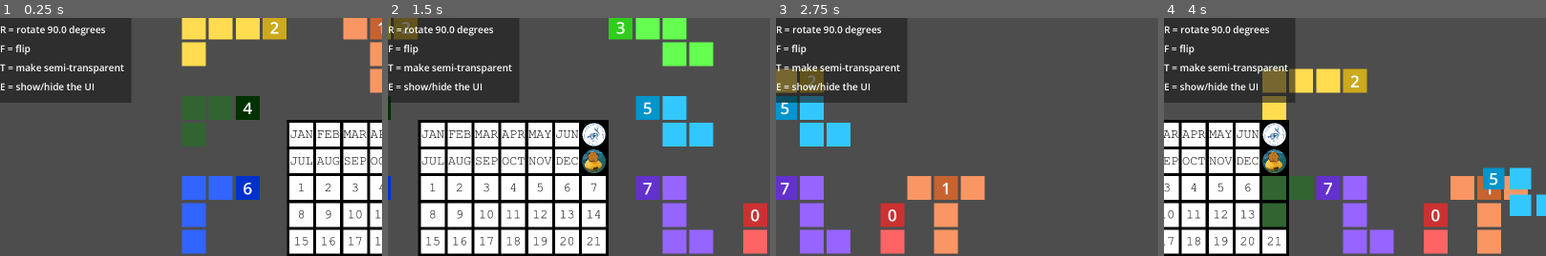
Above: before the commit, frames 1-4 (left to right).
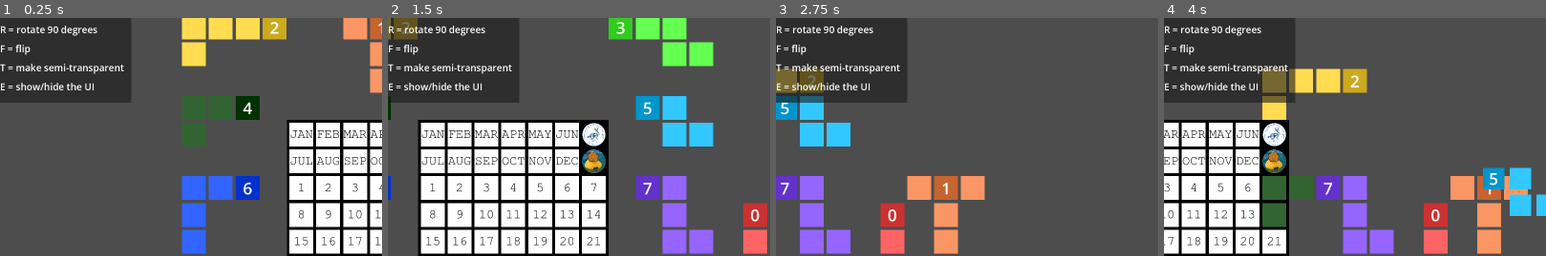
Above: after the commit, the same moments.

Repository: Jasper-Cn/Infinity
Game: Godot game, scene res://scenes/game.tscn
Two runs of this game, one before a commit and one after it. Both use one fixed random seed, a clock stepped at 60 frames per second and the inputs below. Sound files missing from this copy of the repository are replaced by a short silence.
Inputs (mouse positions are % of the whole screen's width and height, from its top left):
- Up to frame 1 (0.25 s): no input
- Up to frame 2 (1.5 s): tap Enter at 0.5 s; move the mouse to (72, 45) at 0.52 s; hold D (Right) 0.53-1.25 s; tap 0 (0) at 0.6 s; click (72, 45) at 0.67 s; tap 1 (1) at 0.8 s; drag from (30, 55) to (45, 70) at 1.27 s
- Up to frame 3 (2.75 s): move the mouse to (60, 28) at 2.02 s; hold D (Right) from 2.03 s (still down); tap 2 (2) at 2.1 s; click (60, 28) at 2.17 s; tap 3 (3) at 2.3 s
- Up to frame 4 (4 s): release D (Right) at 2.75 s; drag from (45, 70) to (20, 35) at 2.77 s; move the mouse to (80, 65) at 3.52 s; hold A (Left) from 3.53 s (still down); tap 4 (4) at 3.6 s; click (80, 65) at 3.67 s; tap 5 (5) at 3.8 s
The pictures show only the part of the screen within x 0-50%, y 3-53%; the shares and areas given below are measured in that part.

The runs differ from the first frame. In frame 1, 0.2% of the frame differs, in the area x 15-28%, y 3-8%; in frame 2, 0.2%; in frame 3, 0.2%; in frame 4, 0.2%.

Commit message:
i forgor to do this, oopsies

Diff:
--- a/autoloads/event_bus.gd
+++ b/autoloads/event_bus.gd
@@ -6,4 +6,4 @@
 signal update_subject_color()
 signal drag(selected_num: int)
 signal get_subject_info(subject_num: int)
-signal set_subject_info(subject_num: int, subject_info: Array)
+signal set_subject_info(subject_num: int,)
--- a/scenes/settings.tscn
+++ b/scenes/settings.tscn
@@ -8,15 +8,13 @@
 [sub_resource type="StyleBoxFlat" id="StyleBoxFlat_f4mfi"]
 bg_color = Color(0.6, 0.6, 0.6, 0.8627451)
 
-[node name="Settings" type="CanvasLayer" unique_id=271222457 node_paths=PackedStringArray("animations_button", "sfx_slider", "copy_button", "paste_button", "timer", "copy", "paste")]
+[node name="Settings" type="CanvasLayer" unique_id=271222457 node_paths=PackedStringArray("animations_button", "sfx_slider", "copy_button", "paste_button", "timer")]
 script = ExtResource("1_5p8wc")
 animations_button = NodePath("Panel/MarginContainer/VB/HB rotation animations/rotation animations Button")
 sfx_slider = NodePath("Panel/MarginContainer/VB/HBsfx/sfx Slider")
 copy_button = NodePath("Panel/MarginContainer/VB/copy Button")
 paste_button = NodePath("Panel/MarginContainer/VB/paste Button")
 timer = NodePath("Timer")
-copy = NodePath("Panel/MarginContainer/VB/Copy")
-paste = NodePath("Panel/MarginContainer/VB/Paste")
 popup_name = "Settings"
 
 [node name="Panel" type="Panel" parent="." unique_id=401543779]
@@ -195,20 +193,6 @@
 layout_mode = 2
 text = "full"
 
-[node name="Copy" type="TextEdit" parent="Panel/MarginContainer/VB" unique_id=1394708770]
-visible = false
-modulate = Color(1, 0, 1, 1)
-custom_minimum_size = Vector2(0, 40)
-layout_mode = 2
-placeholder_text = "Copy Arrangement From Here"
-
-[node name="Paste" type="TextEdit" parent="Panel/MarginContainer/VB" unique_id=498412981]
-visible = false
-modulate = Color(0, 1, 0, 1)
-custom_minimum_size = Vector2(0, 40)
-layout_mode = 2
-placeholder_text = "Paste Arrangement To Here"
-
 [node name="copy Button" type="Button" parent="Panel/MarginContainer/VB" unique_id=630262424]
 modulate = Color(1, 0, 1, 1)
 custom_minimum_size = Vector2(200, 0)
@@ -257,7 +241,6 @@
 [connection signal="pressed" from="Panel/MarginContainer/VB/HB flip animations/flip animations Button" to="." method="_on_animations_button_pressed" flags=18 binds= [1]]
 [connection signal="pressed" from="Panel/MarginContainer/VB/HB click animations/click animations Button" to="." method="_on_animations_button_pressed" flags=18 binds= [2]]
 [connection signal="pressed" from="Panel/MarginContainer/VB/HB move animations/move animations Button" to="." method="_on_animations_button_pressed" flags=18 binds= [3]]
-[connection signal="text_changed" from="Panel/MarginContainer/VB/Paste" to="." method="_on_paste_button_pressed"]
 [connection signal="pressed" from="Panel/MarginContainer/VB/copy Button" to="." method="_on_copy_button_pressed"]
 [connection signal="pressed" from="Panel/MarginContainer/VB/paste Button" to="." method="_on_paste_button_pressed"]
 [connection signal="pressed" from="Panel/MarginContainer/VB/Rebind Button" to="." method="_on_button_pressed" binds= ["Rebind"]]
--- a/scripts/subject.gd
+++ b/scripts/subject.gd
@@ -31,7 +31,7 @@
 var ideal_scale_x: int = 1
 var wait_time: float = 0.3
 var timer: float = 0
-
+var moused: String = ""
 
 func _ready() -> void:
 	label.text = str(self_number)
@@ -61,9 +61,10 @@
 				else:
 					ideal_global_position = ideal_global_position.move_toward(get_global_mouse_position(), 80)
 					_tween_position_property()
-				var moused: String = ""
 				if Global.control_type == 2:
 					moused = "-Mouse"
+				else:
+					moused = ""
 				if Input.is_action_just_pressed("Rotate" + moused):
 					_rotate()
 				if Input.is_action_just_pressed("Flip" + moused):
@@ -131,8 +132,7 @@
 
 
 func _calculate_ideal_global_position() -> Vector2:
-	return Vector2(floor((ideal_global_position.x + (Global.TILE_SIZE.x/2))/Global.TILE_SIZE.x)*Global.TILE_SIZE.x,
-				   floor((ideal_global_position.y + (Global.TILE_SIZE.y/2))/Global.TILE_SIZE.y)*Global.TILE_SIZE.y)
+	return Vector2(floor((ideal_global_position + (Global.TILE_SIZE/2))/Global.TILE_SIZE)*Global.TILE_SIZE)
 
 
 func _set_color(rect_0_minus_color: float = 0.2, rect_other: float = 0) -> void:
@@ -225,13 +225,13 @@
 
 func _subject_info_dump(subject_num: int) -> void:
 	if subject_num == self_number:
-		Global.subject_info = [int(position.x), int(position.y), ideal_rotation_degrees, ideal_scale_x]
-
-
-func _subject_info_grab(subject_num: int, pasted_subject_info: Array) -> void:
+		Global.subject_info = [position, ideal_rotation_degrees, ideal_scale_x]
+
+
+func _subject_info_grab(subject_num: int) -> void:
 	if subject_num == self_number:
-		position = Vector2(pasted_subject_info[0], pasted_subject_info[1])
-		ideal_rotation_degrees = pasted_subject_info[2]
-		ideal_scale_x = pasted_subject_info[3]
+		position = Global.subject_info[0]
+		ideal_rotation_degrees = Global.subject_info[1]
+		ideal_scale_x = Global.subject_info[2]
 		rotation_2d.rotation_degrees = ideal_rotation_degrees
 		flip_2d.scale.x = ideal_scale_x
--- a/scripts/ui/settings.gd
+++ b/scripts/ui/settings.gd
@@ -5,8 +5,7 @@
 @export var copy_button: Button
 @export var paste_button: Button
 @export var timer: Timer
-@export var copy: TextEdit
-@export var paste: TextEdit
+
 
 func _ready() -> void:
 	super()
@@ -33,22 +32,15 @@
 		EventBus.update_UI.emit("visibility")
 
 
-func on_settings_button_pressed() -> void:
-	super()
-	#if OS.has_feature("web"):
-		#_on_copy_button_pressed(true)
+func _on_animations_button_pressed(source: Button, i: int) -> void:
+	Global.animations_type[i] = text_change_3(Global.animations_type[i], source, ["full", "minimal", "off"])
 
 
-func _on_animations_button_pressed(source: Button, i: int) -> void:
-	Global.animations_type[i] += 1
-	Global.animations_type[i] %= 3
-	match Global.animations_type[i]:
-		0:
-			source.text = "full"
-		1:
-			source.text = "minimal"
-		2:
-			source.text = "off"
+func text_change_3(type: Variant, source: Node, texts: Array) -> Variant:
+	type += 1
+	type %= 3
+	source.text = texts[type]
+	return type
 
 
 func _on_control_type_button_pressed(source: BaseButton) -> void:
@@ -64,106 +56,115 @@
 
 
 func _on_copy_button_pressed() -> void:
-	#var full_subject_info: Array
 	var condensed_subject_info: String = "#"
-	var condensed_position: int
-	var condensed_rotational_and_flip: int
+	#var condensed_rotational_and_flip: int
 	for i in Global.NUM_OF_SUBJECTS:
 		EventBus.get_subject_info.emit(i)
-		Global.subject_info[0] /= Global.TILE_SIZE.x
-		Global.subject_info[0] += int(floor(float(Global.BOARD_SIZE.x)/2))
-		Global.subject_info[1] /= Global.TILE_SIZE.y
-		Global.subject_info[1] += int(floor(float(Global.BOARD_SIZE.y)/2))
-		if Global.subject_info[0] >= Global.BOARD_SIZE.x or Global.subject_info[0] < 0\
-		or Global.subject_info[1] >= Global.BOARD_SIZE.y or Global.subject_info[1] < 0:
-			condensed_position = -1
-		else:
-			condensed_position = Global.subject_info[0] + Global.subject_info[1] * Global.BOARD_SIZE.x
+
+		_item_0(true)
+
+		condensed_subject_info += position_to_string(Global.subject_info[0])
+
+		_item_1(true)
+		_item_2()
+
+		condensed_subject_info += str(int(Global.subject_info[1] + (Global.subject_info[2] * 360/Global.ROTATION_DEGREES_AMOUNT)))
+
+	copy_to_clipboard(condensed_subject_info)
+	timer.start()
+
+
+func _on_paste_button_pressed() -> void:
+	var pasted_subject_info: String = paste_from_clipboard().substr(1)
+	if is_not_numeric(pasted_subject_info):
+		return
+
+	for i in Global.NUM_OF_SUBJECTS:
+		var subject_info_i: String = pasted_subject_info.substr(0 + (i * 3), 3)
+		var position_i: int = int(subject_info_i.substr(0, 2))
+		var rotation_and_flip_i: int = int(subject_info_i.substr(2, 1))
+
+		if not position_i >= Global.BOARD_SIZE.x * Global.BOARD_SIZE.y\
+		and not rotation_and_flip_i >= 4 * 2 and not position_i < 0:
+
+			Global.subject_info = [
+				Vector2(position_i % Global.BOARD_SIZE.x, int(floor(float(position_i) / Global.BOARD_SIZE.x))),
+				rotation_and_flip_i % int(360/Global.ROTATION_DEGREES_AMOUNT),
+				int(floor(float(rotation_and_flip_i) / int(360/Global.ROTATION_DEGREES_AMOUNT))),
+			]
+
+			_item_0(false)
+
+			_item_1(false)
+
+			_item_2()
+
+			EventBus.set_subject_info.emit(i)
+
+	paste_button.text = "pasted!"
+	timer.start()
+
+
+func _item_0(copy: bool) -> void:
+	var half_block: Vector2 = floor(Vector2(Global.BOARD_SIZE)/2)
+	if copy:
+		Global.subject_info[0] /= Global.TILE_SIZE
+		Global.subject_info[0] += half_block
+	else:
+		Global.subject_info[0] -= half_block
+		Global.subject_info[0] *= Global.TILE_SIZE
+
+
+func _item_1(copy: bool) -> void:
+	if copy:
+		Global.subject_info[1] += 360
+		Global.subject_info[1] %= 360
+		Global.subject_info[1] /= Global.ROTATION_DEGREES_AMOUNT
+	else:
+		Global.subject_info[1] *= Global.ROTATION_DEGREES_AMOUNT
+
+
+func _item_2() -> void:
+	if not Global.subject_info[2] == 1:
+		Global.subject_info[2] = -Global.subject_info[2] - 1
+
+
+func copy_to_clipboard(clipboard_info: String) -> void:
+	if OS.has_feature("web") and JavaScriptBridge.has_method("eval"):
+		JavaScriptBridge.eval("prompt('Copy this text:', '" + clipboard_info + "');")
+	else:
+		DisplayServer.clipboard_set(clipboard_info)
+		copy_button.text = "copied!"
+
+
+func paste_from_clipboard() -> String:
+	if OS.has_feature("web") and JavaScriptBridge.has_method("eval"):
+		return JavaScriptBridge.eval("prompt('Paste your text here:');")
+	else:
+		return DisplayServer.clipboard_get()
+
+
+func is_not_numeric(text: String) -> bool:
+	var regex: RegEx = RegEx.new()
+	regex.compile("^[0-9-]+$")
+	if not text.length() == 30 or regex.search(text) == null:
+		paste_button.text = "Pasted invalid text"
+		timer.start()
+		return true
+	return false
+
+
+func position_to_string(position: Vector2) -> String:
+	if position.x >= Global.BOARD_SIZE.x or position.x < 0\
+	or position.y >= Global.BOARD_SIZE.y or position.y < 0:
+		return "-1"
+	else:
+		var condensed_position: int = int(position.x + position.y * Global.BOARD_SIZE.x)
 		if condensed_position < 10 and condensed_position >= 0:
-			condensed_subject_info += "0"
-		condensed_subject_info += str(condensed_position)
-		Global.subject_info[2] %= 360
-		Global.subject_info[2] /= Global.ROTATION_DEGREES_AMOUNT
-		if Global.subject_info[2] < 0:
-			Global.subject_info[2] = (360/Global.ROTATION_DEGREES_AMOUNT) + Global.subject_info[2]
-		if Global.subject_info[3] == -1:
-			Global.subject_info[3] = 1
-		else:
-			Global.subject_info[3] = 0
-		condensed_rotational_and_flip = Global.subject_info[2] + (Global.subject_info[3] * int(360/Global.ROTATION_DEGREES_AMOUNT))
-		condensed_subject_info += str(condensed_rotational_and_flip)
-		if i < 9:
-			condensed_subject_info += ""
-	if OS.has_feature("web"):
-		#copy.show()
-		#copy_button.hide()
-		#paste.show()
-		#paste_button.hide()
-		 #Use JavaScriptBridge to copy text via the browser
-		if JavaScriptBridge.has_method("eval"):
-			 #Prompt approach: Prompts the browser to show a native dialog box
-			 #where the user can copy the text manually, bypassing strict iframe blocks.
-			#copy.text = condensed_subject_info
-			JavaScriptBridge.eval("prompt('Copy this text:', '" + condensed_subject_info + "');")
-		#var window: = JavaScriptBridge.get_interface("window")
-		#if window and window.navigator and window.navigator.clipboard:
-			#window.navigator.clipboard.writeText(condensed_subject_info)
-			#copy_button.text = "Successfully copied to web clipboard!"
-		#else:
-			#copy_button.text = "Web clipboard API not supported by this browser."
-	else:
-		#copy.hide()
-		#copy_button.show()
-		#paste.hide()
-		#paste_button.show()
-		# Standard native desktop clipboard behavior
-		DisplayServer.clipboard_set(condensed_subject_info)
-		#if not settings:
-		copy_button.text = "copied!"
-	timer.start()
-	#print(condensed_subject_info)
-	#print(condensed_rotational_and_flip)
+			return "0" + str(condensed_position)
+		return str(condensed_position)
+
 
 func _on_timer_timeout() -> void:
 	copy_button.text = "Copy arrangement"
 	paste_button.text = "Paste arrangement"
-
-
-func _on_paste_button_pressed() -> void:
-	var pasted_subject_info: Variant
-	if OS.has_feature("web") and JavaScriptBridge.has_method("eval"):
-		pasted_subject_info = JavaScriptBridge.eval("prompt('Paste your text here:');").substr(1)
-	else:
-		pasted_subject_info = DisplayServer.clipboard_get().substr(1)
-	#print(pasted_subject_info)
-	var regex: RegEx = RegEx.new()
-	regex.compile("^[0-9-]+$")
-	if not pasted_subject_info.length() == 30 or regex.search(pasted_subject_info) == null:
-		paste_button.text = "Pasted invalid text"
-		timer.start()
-		return
-	for i in 10:
-		var subject_info_i: String = pasted_subject_info.substr(0 + (i * 3), 3)
-		var position_i: int = int(subject_info_i.substr(0, 2))
-		var rotation_and_flip_i: int = int(subject_info_i.substr(2, 1))
-		var array_i: Array = ["position.x", "position.y", "rotation_degrees", "scale.x"]
-		if not position_i >= Global.BOARD_SIZE.x * Global.BOARD_SIZE.y\
-		and not rotation_and_flip_i >= 4 * 2 and not position_i < 0:
-			array_i[0] = (position_i % Global.BOARD_SIZE.x)
-			array_i[0] -= int(floor(float(Global.BOARD_SIZE.x)/2))
-			array_i[0] *= Global.TILE_SIZE.x
-			array_i[1] = int(floor(float(position_i) / Global.BOARD_SIZE.x))
-			array_i[1] -= int(floor(float(Global.BOARD_SIZE.y)/2))
-			array_i[1] *= Global.TILE_SIZE.y
-			array_i[2] = rotation_and_flip_i % int(360/Global.ROTATION_DEGREES_AMOUNT)
-			array_i[2] *= Global.ROTATION_DEGREES_AMOUNT
-			array_i[3] = int(floor(float(rotation_and_flip_i) / int(360/Global.ROTATION_DEGREES_AMOUNT)))
-			if array_i[3] == 0:
-				array_i[3] = 1
-			else:
-				array_i[3] = -1
-			EventBus.set_subject_info.emit(i, array_i)
-	#print("i got to end")
-	paste_button.text = "pasted!"
-	paste.text = ""
-	timer.start()
--- a/scripts/ui/ui.gd
+++ b/scripts/ui/ui.gd
@@ -9,7 +9,7 @@
 var label_arr : Array
 var label_text_arr : Array = [
 	"open settings",
-	"rotate " + str(Global.ROTATION_DEGREES_AMOUNT) +  " degrees",
+	"rotate " + str(int(Global.ROTATION_DEGREES_AMOUNT)) +  " degrees",
 	"flip",
 	"make semi-transparent",
 	"show/hide the UI",
Binary file removed: infinity 0917/index.apple-touch-icon.png
Not shown, removed: infinity 0917/index.apple-touch-icon.png.import
Binary file removed: infinity 0917/index.icon.png
Not shown, removed: infinity 0917/index.icon.png.import
Binary file removed: infinity 0917/index.png
Not shown, removed: infinity 0917/index.png.import
Not shown, changed: .DS_Store
Not shown, removed: infinity 0917.zip
Not shown, removed: infinity 0917/index.audio.position.worklet.js
Not shown, removed: infinity 0917/index.audio.worklet.js
Not shown, removed: infinity 0917/index.html
Not shown, removed: infinity 0917/index.js
(and 3 more such lines)
